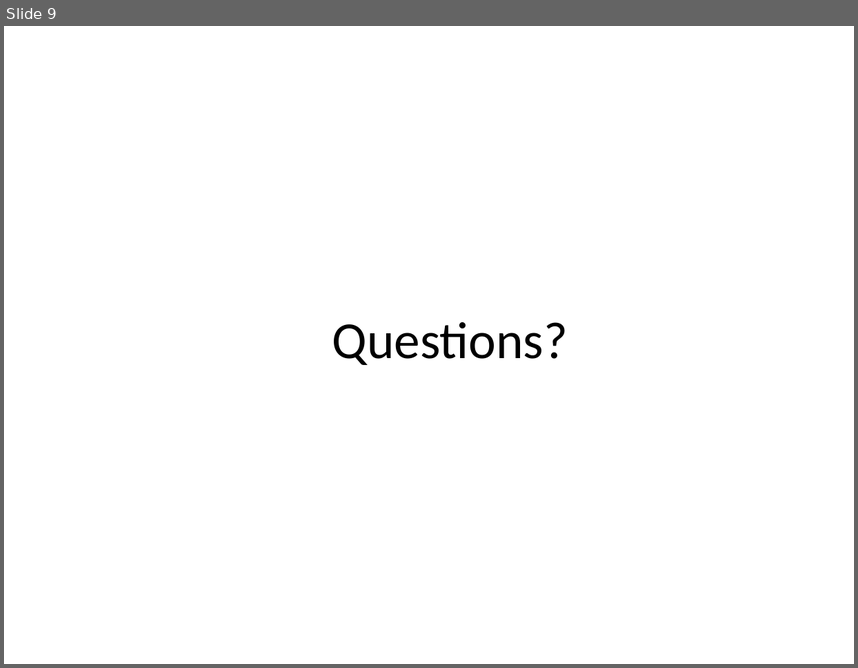
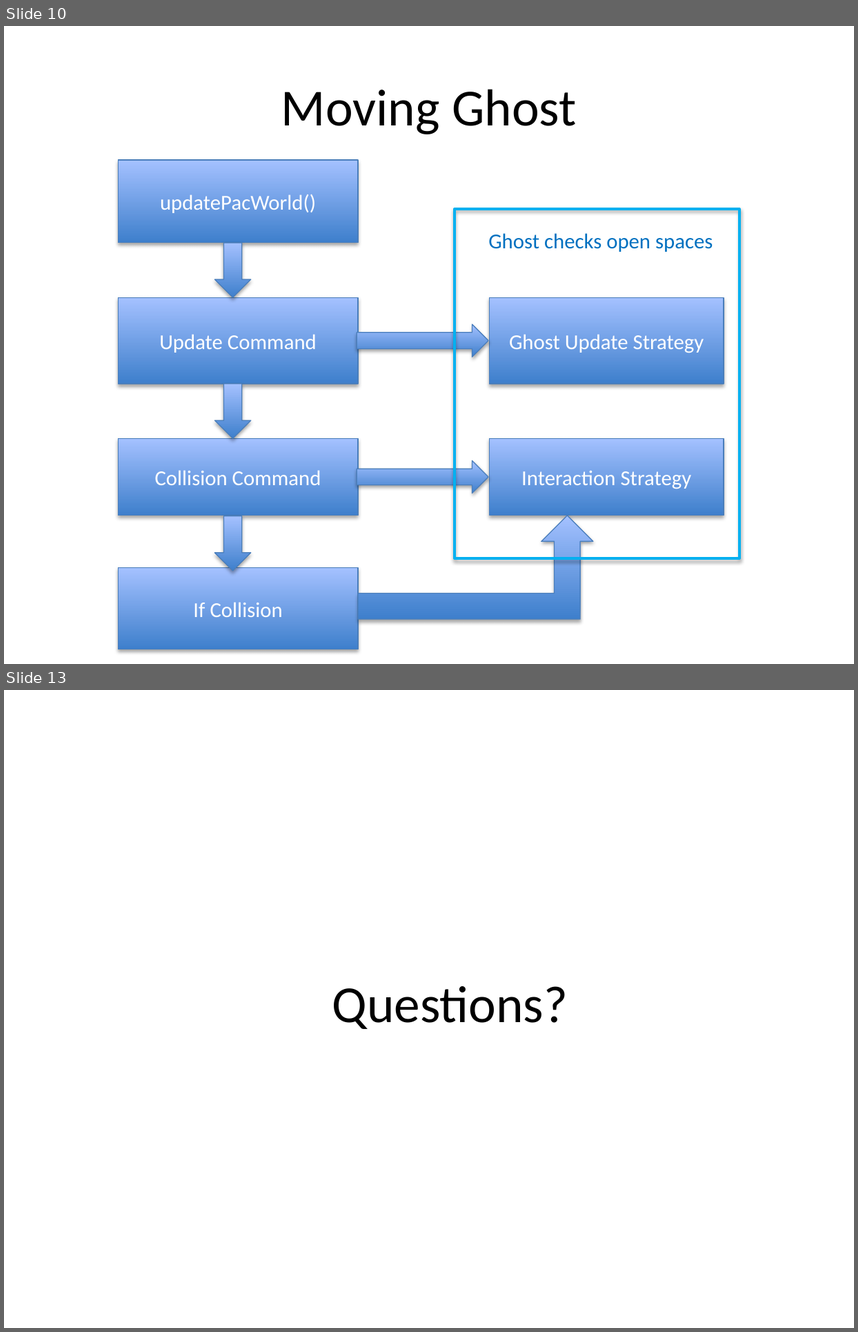
Before and after one commit to 11manu96/comp504-H7, a slide deck: src/main/resources/hw7_presentation.pptx. Shown one above the other, each under a label of ours: slide 9 before the commit, slides 10 and 13 after it; the slides between them are not shown. The pictures are 858x668 and 858x1332 pixels, drawn with LibreOffice and Linux fonts; fonts in the diff are those of the drawing. Boxes give left, top, right and bottom in pixels: in the first picture for what was removed or moved away, otherwise in the second. Text is boxed around its words. In the diff, an @@ line names an element or a change of style, - is before the commit and + after.

```diff
--- a/src/main/resources/hw7_presentation.pptx
+++ b/src/main/resources/hw7_presentation.pptx
@@ slide 10 added at [4,26,854,664], background #FFFFFF @@
@@ title added at [281,89,576,134], 44 pt, text #000000 @@
+Moving Ghost
@@ rectangle added at [118,161,358,243], fill gradient #3F80CE to #A4C4FF, outline #4B7EBC 0.75 pt, 18 pt, text #FFFFFF @@
+updatePacWorld()
@@ rectangle added at [455,209,740,558], outline #00B0F0 2.25 pt @@
@@ down arrow added at [215,243,250,297], fill gradient #3F80CE to #A4C4FF, outline #4B7EBC 0.75 pt @@
@@ text added at [488,233,713,252], 18 pt, text #0070C0 @@
+Ghost checks open spaces
@@ rectangle added at [118,297,358,383], fill gradient #3F80CE to #A4C4FF, outline #4B7EBC 0.75 pt, 18 pt, text #FFFFFF @@
+Update Command
@@ rectangle added at [489,297,723,383], fill gradient #3F80CE to #A4C4FF, outline #4B7EBC 0.75 pt, 18 pt, text #FFFFFF @@
+Ghost Update Strategy
@@ right arrow added at [357,324,488,357], fill gradient #3F80CE to #A4C4FF, outline #4B7EBC 0.75 pt @@
@@ down arrow added at [215,384,250,439], fill gradient #3F80CE to #A4C4FF, outline #4B7EBC 0.75 pt @@
@@ rectangle added at [118,439,358,515], fill gradient #3F80CE to #A4C4FF, outline #4B7EBC 0.75 pt, 18 pt, text #FFFFFF @@
+Collision Command
@@ rectangle added at [489,439,723,515], fill gradient #3F80CE to #A4C4FF, outline #4B7EBC 0.75 pt, 18 pt, text #FFFFFF @@
+Interaction Strategy
@@ right arrow added at [357,461,488,492], fill gradient #3F80CE to #A4C4FF, outline #4B7EBC 0.75 pt @@
@@ down arrow added at [215,516,250,570], fill gradient #3F80CE to #A4C4FF, outline #4B7EBC 0.75 pt @@
@@ bent up arrow added at [358,515,593,619], fill gradient #3F80CE to #A4C4FF, outline #4B7EBC 0.75 pt @@
@@ rectangle added at [118,568,358,649], fill gradient #3F80CE to #A4C4FF, outline #4B7EBC 0.75 pt, 18 pt, text #FFFFFF @@
+If Collision
@@ what was slide 9 is now slide 13 @@
```
Also in this commit, not shown: 2 slides changed, 6 other slides added, 9 slides removed.
